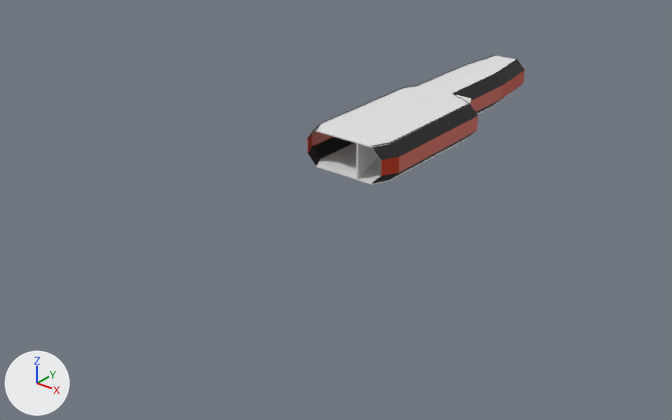
Renders of the Blender file Assets/Scenes/MainMenu/Models/Chapter1MainMenuHall.blend from each side of a commit.
The view is the same before and after, from a camera (50 mm lens) standing at (62.5, -90.3, 44.4) and looking at (-5.1, -5.8, -8.0). Arrows for +X, +Y and +Z are at lower left; the lights stay in place.
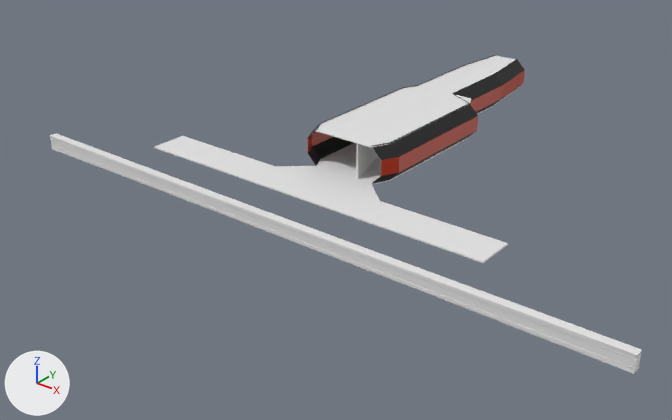
Commit message: More main menu work?

Where the change shows, as pixel boxes [x1, y1, x2, y2] in the pictures (672 x 420 px):
```json
{"object": "Cube.006", "change": "added", "after": [50, 133, 642, 374]}
{"object": "Cube.007", "change": "added", "after": [154, 136, 508, 263]}
```

The change, as JSON lines over the scene's bpy script:
```json
{"op": "add", "block": "me_cube_011", "code": ["me_cube_011 = bpy.data.meshes.new('Cube.011')", "me_cube_011.from_pydata(...)  # 20 vertices, 18 faces; spans x -3.09..3.07, y -2.32..1.0, z -1.0..1.0"]}
{"op": "add", "block": "me_cube_007", "code": ["me_cube_007 = bpy.data.meshes.new('Cube.007')", "me_cube_007.from_pydata(...)  # 86 vertices, 72 faces; spans x -1.0..1.0, y -1.0..1.0, z -1.0..1.0"]}
{"op": "add", "block": "ob_cube_007", "code": ["ob_cube_007 = bpy.data.objects.new('Cube.007', me_cube_011)", "ob_cube_007.location = (-0.1, -16.4, 0.0)", "ob_cube_007.scale = (7.79, -2.47, -0.083)"]}
{"op": "add", "block": "ob_cube_006", "code": ["ob_cube_006 = bpy.data.objects.new('Cube.006', me_cube_007)", "ob_cube_006.location = (0.0, -22.0, -2.4)", "ob_cube_006.scale = (41.2, 0.532, 0.973)", "_m = ob_cube_006.modifiers.new('Bevel', 'BEVEL')", "_m.width = 21.19", "_m.width_pct = 21.19", "_m.offset_type = 'PERCENT'"]}
```
